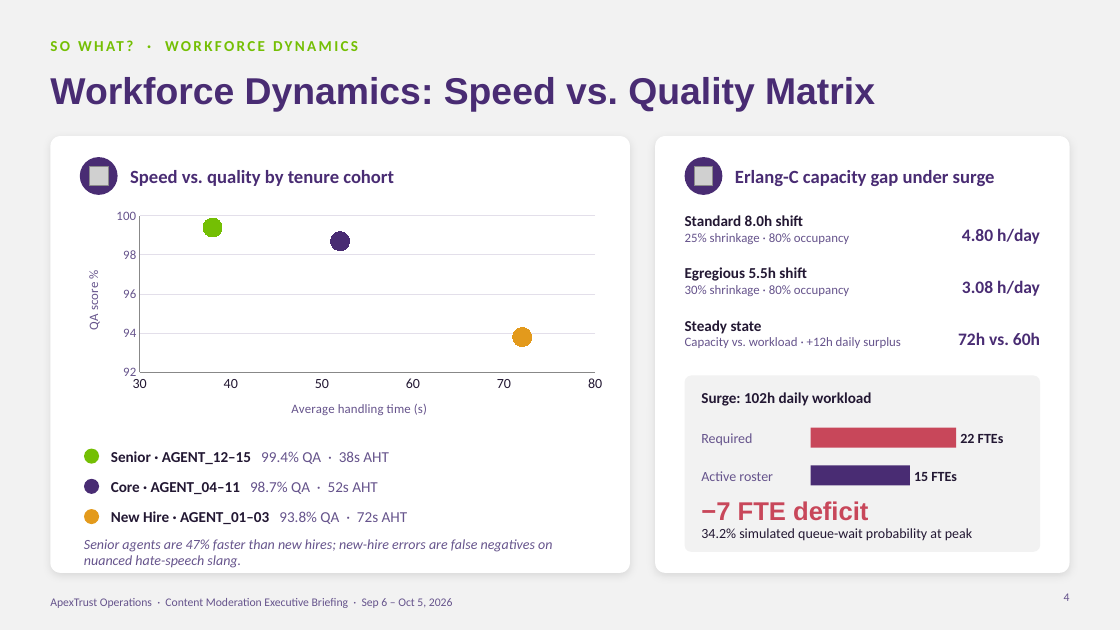
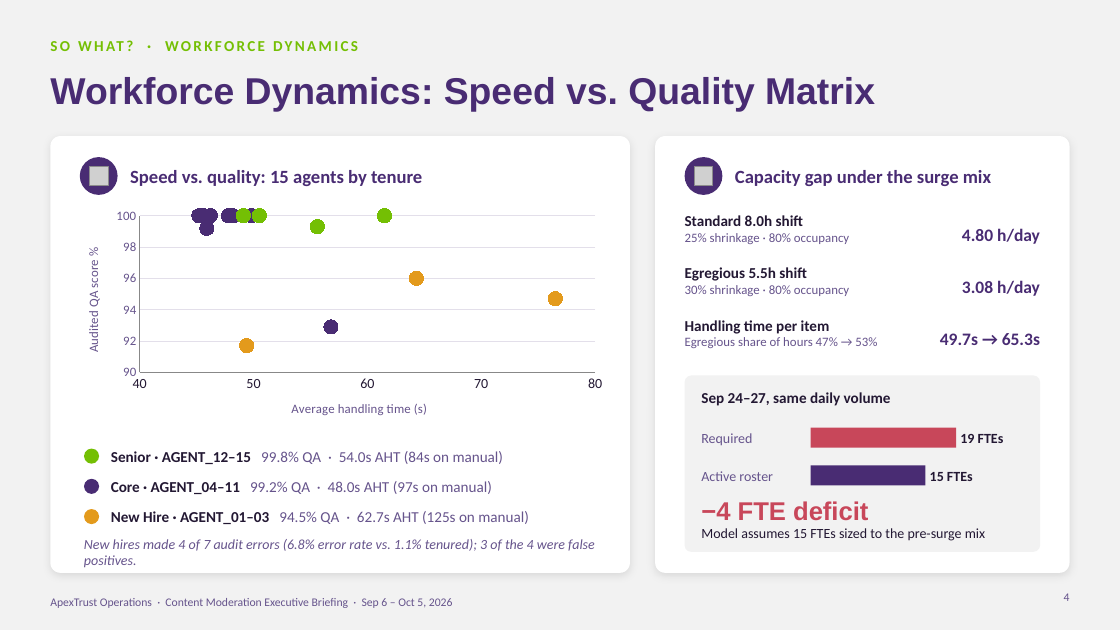
Before and after one commit to huezxiii/content-moderation-dashboard-portfolio, a slide deck: slide 4 of docs/presentation/ApexTrust_Content_Moderation_Executive_Briefing.pptx. Drawn at 1120x630 pixels with LibreOffice and Linux fonts; fonts in the diff are those of the drawing; grey boxes stand for pictures. Boxes give left, top, right and bottom in pixels: in the first picture for what was removed or moved away, otherwise in the second. Text is boxed around its words. In the diff, an @@ line names an element or a change of style, - is before the commit and + after.

```diff
--- a/docs/presentation/ApexTrust_Content_Moderation_Executive_Briefing.pptx
+++ b/docs/presentation/ApexTrust_Content_Moderation_Executive_Briefing.pptx
@@ text at <box>130,170,422,186</box>: text changed @@
-Speed vs. quality by tenure cohort
+Speed vs. quality: 15 agents by tenure
@@ text at <box>735,170,991,186</box>: text changed @@
-Erlang-C capacity gap under surge
+Capacity gap under the surge mix
@@ scatter chart at <box>67,203,613,434</box> @@
-Series 1: (38, 99.4), (52, -), (72, -)
+Series 1: (76, -), (64, -), (49, -), (46, -), (50, -), (46, -), (48, -), (48, -), (57, -), (46, -), (45, -), (62, 100), (49, 100), (50, 100), (56, 99.3)
-Series 2: (38, -), (52, 98.7), (72, -)
+Series 2: (76, -), (64, -), (49, -), (46, 99.2), (50, 100), (46, 100), (48, 100), (48, 100), (57, 92.9), (46, 100), (45, 100), (62, -), (49, -), (50, -), (56, -)
-Series 3: (38, -), (52, -), (72, 93.8)
+Series 3: (76, 94.7), (64, 96), (49, 91.7), (46, -), (50, -), (46, -), (48, -), (48, -), (57, -), (46, -), (45, -), (62, -), (49, -), (50, -), (56, -)
@@ value axis title "QA score %" to "Audited QA score %" @@
@@ category axis changed @@
@@ value axis changed @@
@@ text at <box>685,320,877,348</box>: text changed @@
-Steady state
-Capacity vs. workload · +12h daily surplus
+Handling time per item
+Egregious share of hours 47% → 53%
@@ text at <box>940,333,1040,345</box>: text changed @@
-72h vs. 60h
+49.7s → 65.3s
@@ text at <box>701,392,891,406</box>: text changed @@
-Surge: 102h daily workload
+Sep 24–27, same daily volume
@@ text at <box>960,434,1004,443</box>: text changed @@
-22 FTEs
+19 FTEs
@@ text at <box>111,451,504,464</box>: text changed; text colour #231833 to #66548C; bold off @@
-Senior · AGENT_12–15 99.4% QA · 38s AHT
+Senior · AGENT_12–15 99.8% QA · 54.0s AHT (84s on manual)
@@ rectangle: place and size @@
-rectangle at <box>811,465,910,486</box>
+rectangle at <box>811,465,926,486</box>
@@ text "15 FTEs": place and size @@
-text "15 FTEs" at <box>914,472,957,481</box>
+text "15 FTEs" at <box>930,472,973,481</box>
@@ text at <box>111,481,492,494</box>: text changed; text colour #231833 to #66548C; bold off @@
-Core · AGENT_04–11 98.7% QA · 52s AHT
+Core · AGENT_04–11 99.2% QA · 48.0s AHT (97s on manual)
@@ text at <box>701,501,868,520</box>: text changed @@
-−7 FTE deficit
+−4 FTE deficit
@@ text at <box>84,539,595,568</box>: text changed @@
-Senior agents are 47% faster than new hires; new-hire errors are false negatives on nuanced hate-speech slang.
+New hires made 4 of 7 audit errors (6.8% error rate vs. 1.1% tenured); 3 of the 4 were false positives.
@@ text at <box>111,511,529,524</box>: text changed; text colour #231833 to #66548C; bold off @@
-New Hire · AGENT_01–03 93.8% QA · 72s AHT
+New Hire · AGENT_01–03 94.5% QA · 62.7s AHT (125s on manual)
@@ text at <box>701,528,985,541</box>: text changed @@
-34.2% simulated queue-wait probability at peak
+Model assumes 15 FTEs sized to the pre-surge mix
```
Also in this commit, not shown: 5 other slides changed.
